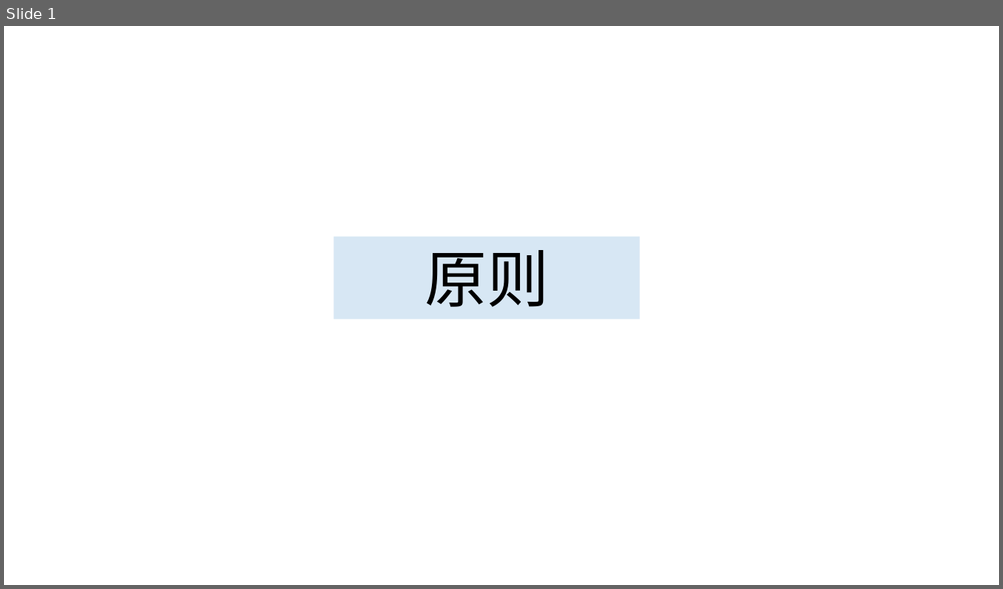
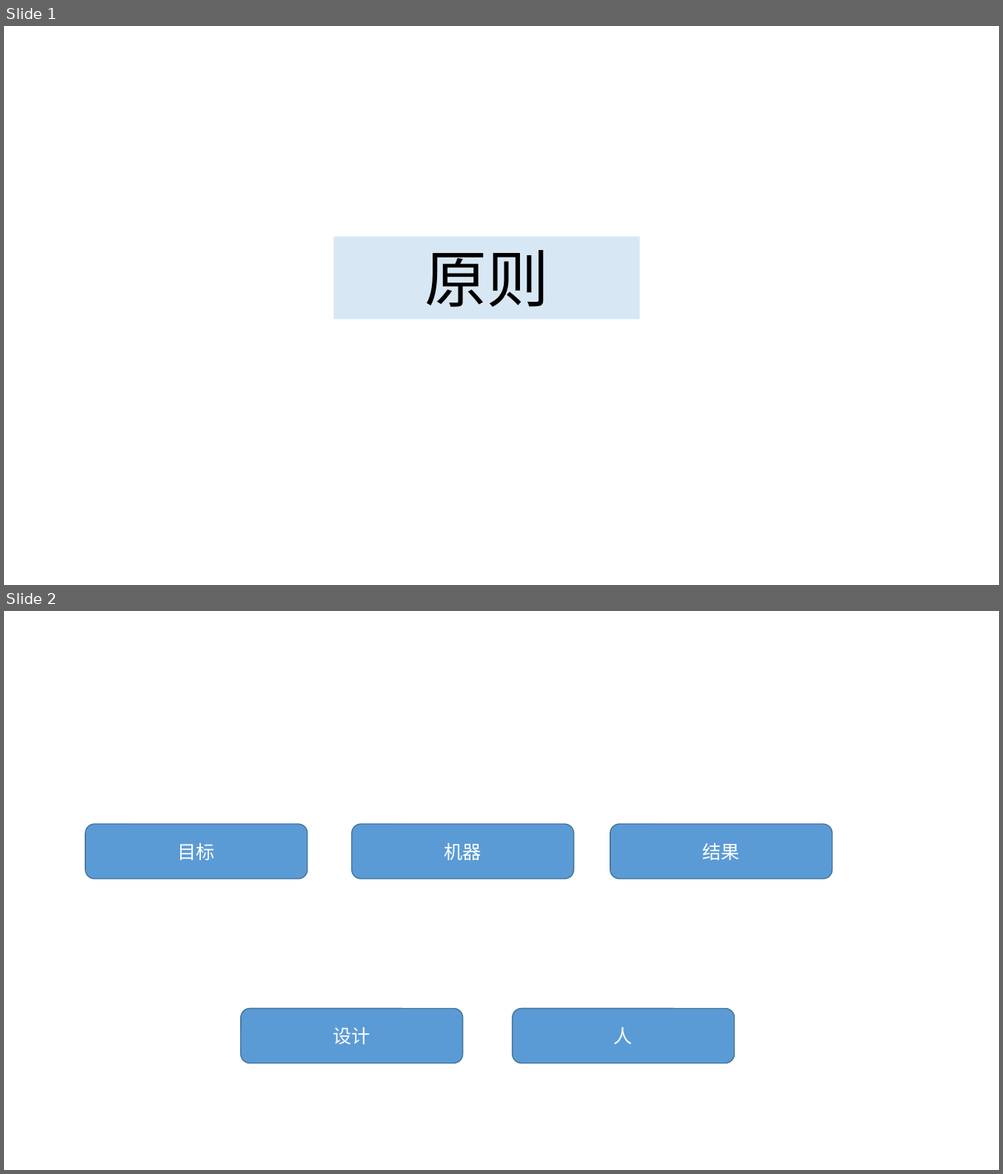
Before and after one commit to fancyChuan/reading-mindmap, a slide deck: PPT/原则-瑞达利欧.pptx. Shown one above the other, each under a label of ours: slide 1 before the commit, slides 1 and 2 after it. The pictures are 1003x589 and 1003x1174 pixels, drawn with LibreOffice and Linux fonts; fonts in the diff are those of the drawing; background and template pictures are left out. Boxes give left, top, right and bottom in pixels: in the first picture for what was removed or moved away, otherwise in the second. Text is boxed around its words. In the diff, an @@ line names an element or a change of style, - is before the commit and + after.

```diff
--- a/PPT/原则-瑞达利欧.pptx
+++ b/PPT/原则-瑞达利欧.pptx
@@ slide 2 added at <box>4,611,999,1170</box>, background #FFFFFF @@
@@ rounded rectangle added at <box>85,824,307,879</box>, fill #5B9BD5, outline #43739E 1 pt, 18 pt, text #FFFFFF @@
+目标
@@ rounded rectangle added at <box>352,824,573,879</box>, fill #5B9BD5, outline #43739E 1 pt, 18 pt, text #FFFFFF @@
+机器
@@ rounded rectangle added at <box>610,824,831,879</box>, fill #5B9BD5, outline #43739E 1 pt, 18 pt, text #FFFFFF @@
+结果
@@ rounded rectangle added at <box>241,1008,462,1063</box>, fill #5B9BD5, outline #43739E 1 pt, 18 pt, text #FFFFFF @@
+设计
@@ rounded rectangle added at <box>512,1008,734,1063</box>, fill #5B9BD5, outline #43739E 1 pt, 18 pt, text #FFFFFF @@
+人
```
Also in this commit, not shown: 1 slide removed.
